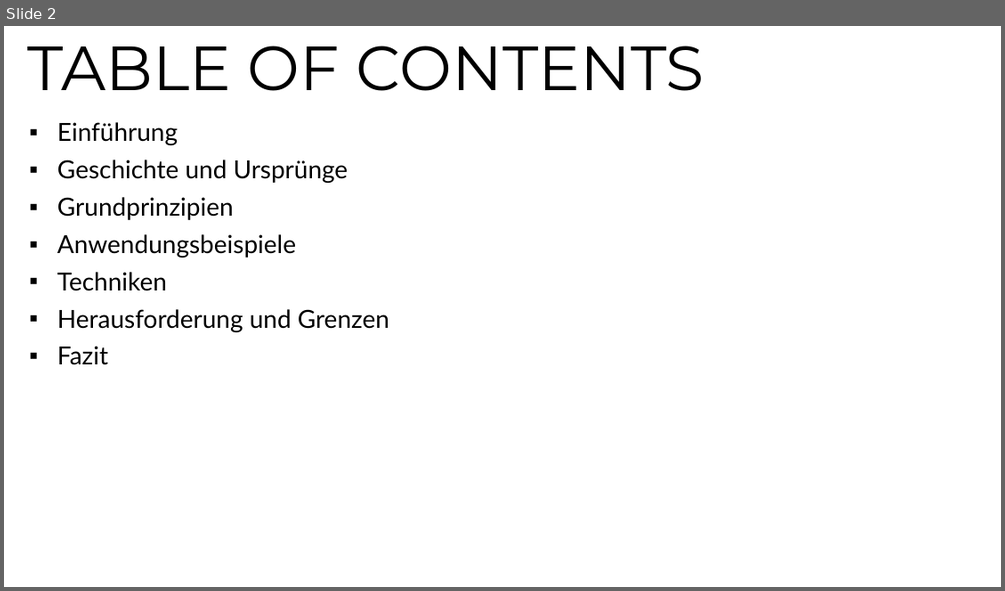
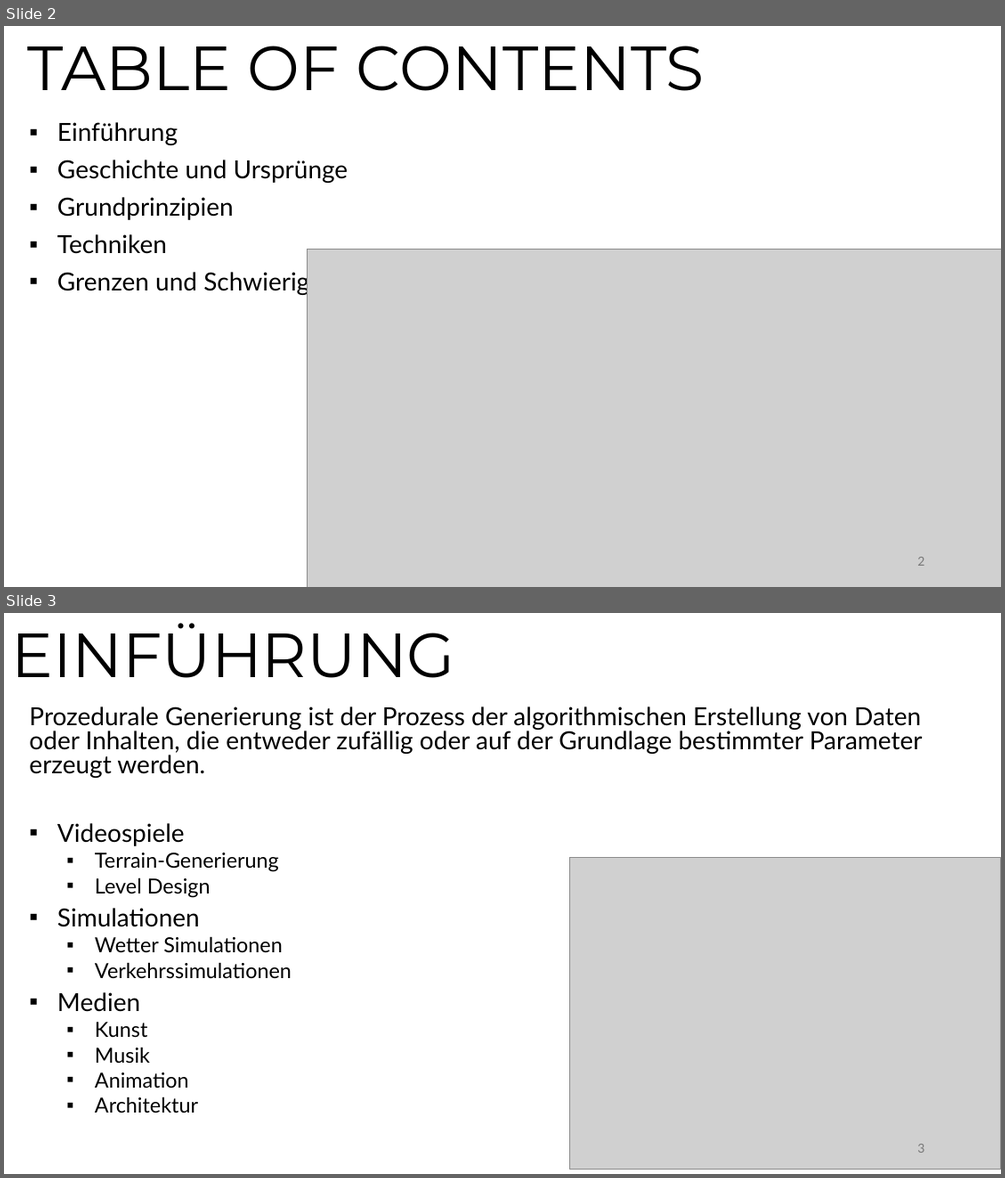
Before and after one commit to teremunart/school-fia, a slide deck: Ausbildung/Procedural Generation/ProceduralGeneration.pptx. Shown one above the other, each under a label of ours: slide 2 before the commit, slides 2 and 3 after it. The pictures are 1005x591 and 1005x1178 pixels, drawn with LibreOffice and Linux fonts; fonts in the diff are those of the drawing; grey boxes stand for pictures. Boxes give left, top, right and bottom in pixels: in the first picture for what was removed or moved away, otherwise in the second. Text is boxed around its words. In the diff, an @@ line names an element or a change of style, - is before the commit and + after.

```diff
--- a/Ausbildung/Procedural Generation/ProceduralGeneration.pptx
+++ b/Ausbildung/Procedural Generation/ProceduralGeneration.pptx
@@ slide 3 added at <box>4,613,1001,1174</box>, background #FFFFFF @@
@@ title added at <box>11,623,455,678</box>, 60 pt, text #000000 @@
+EINFÜHRUNG
@@ subtitle added at <box>29,706,922,1112</box>, 24 pt, text #000000 @@
+Prozedurale Generierung ist der Prozess der algorithmischen Erstellung von Daten oder Inhalten, die entweder zufällig oder auf der Grundlage bestimmter Parameter erzeugt werden.
+▪ Videospiele
+  ▪ Terrain-Generierung
+  ▪ Level Design
+▪ Simulationen
+  ▪ Wetter Simulationen
+  ▪ Verkehrssimulationen
+▪ Medien
+  ▪ Kunst
+  ▪ Musik
+  ▪ Animation
+  ▪ Architektur
@@ picture added at <box>570,858,1001,1169</box> @@
@@ page number added at <box>917,1143,924,1152</box>, 12 pt, text #797979 @@
+3
@@ slide 2 changed as well @@
@@ subtitle at <box>57,234,296,257</box>: paragraph removed @@
-▪ Anwendungsbeispiele
@@ picture added at <box>307,248,1001,587</box> @@
@@ subtitle at <box>57,268,376,295</box>: text changed @@
-▪ Herausforderung und Grenzen
-▪ Fazit
+▪ Grenzen und Schwierigkeiten
@@ page number added at <box>917,556,924,565</box>, 12 pt, text #797979 @@
+2
```
Also in this commit, not shown: 1 other slide changed, 5 other slides added, 1 other file.
